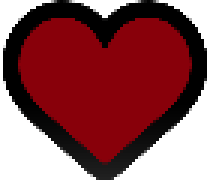
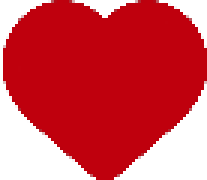
Two versions of the same layered image (207px x 180px). Layer-by-layer changes:
added layer "Слой 3" above "Слой 1" over [3, 0, 207, 180]
hid "Слой 2", painted on it over [3, 0, 207, 180]
